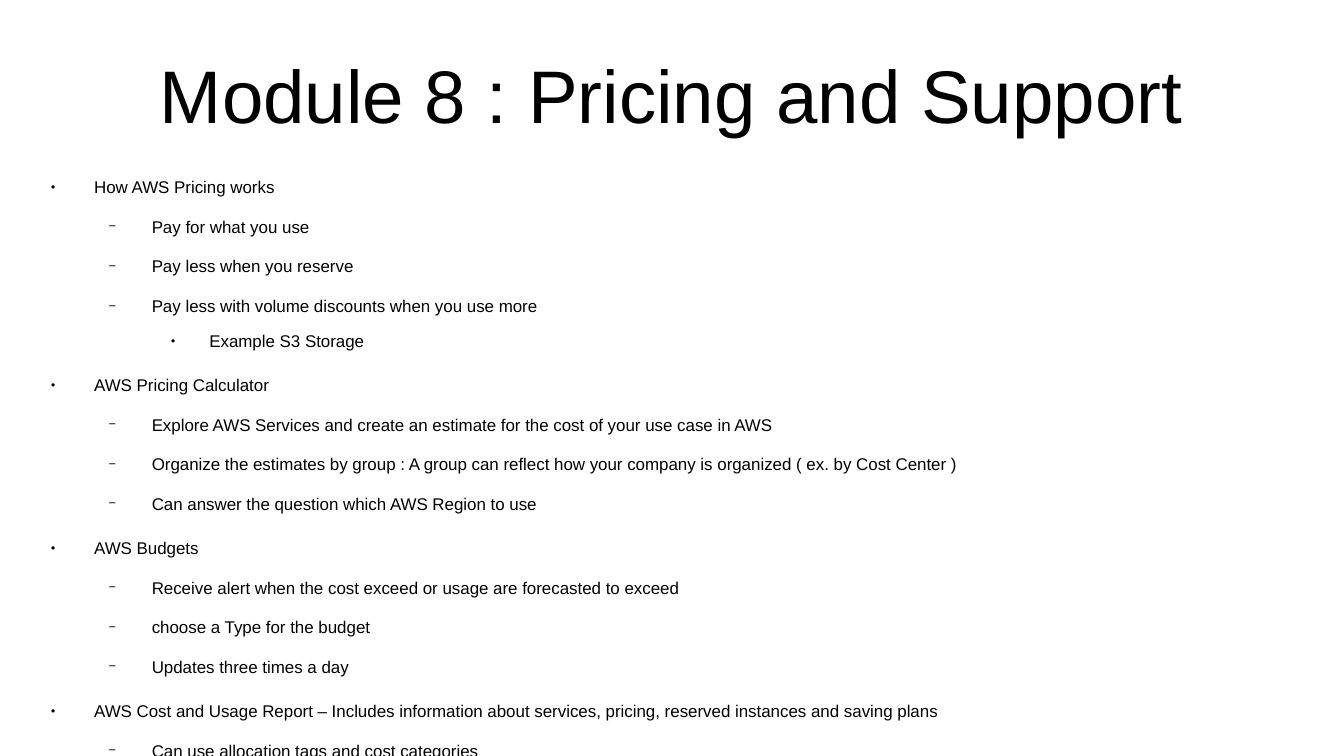
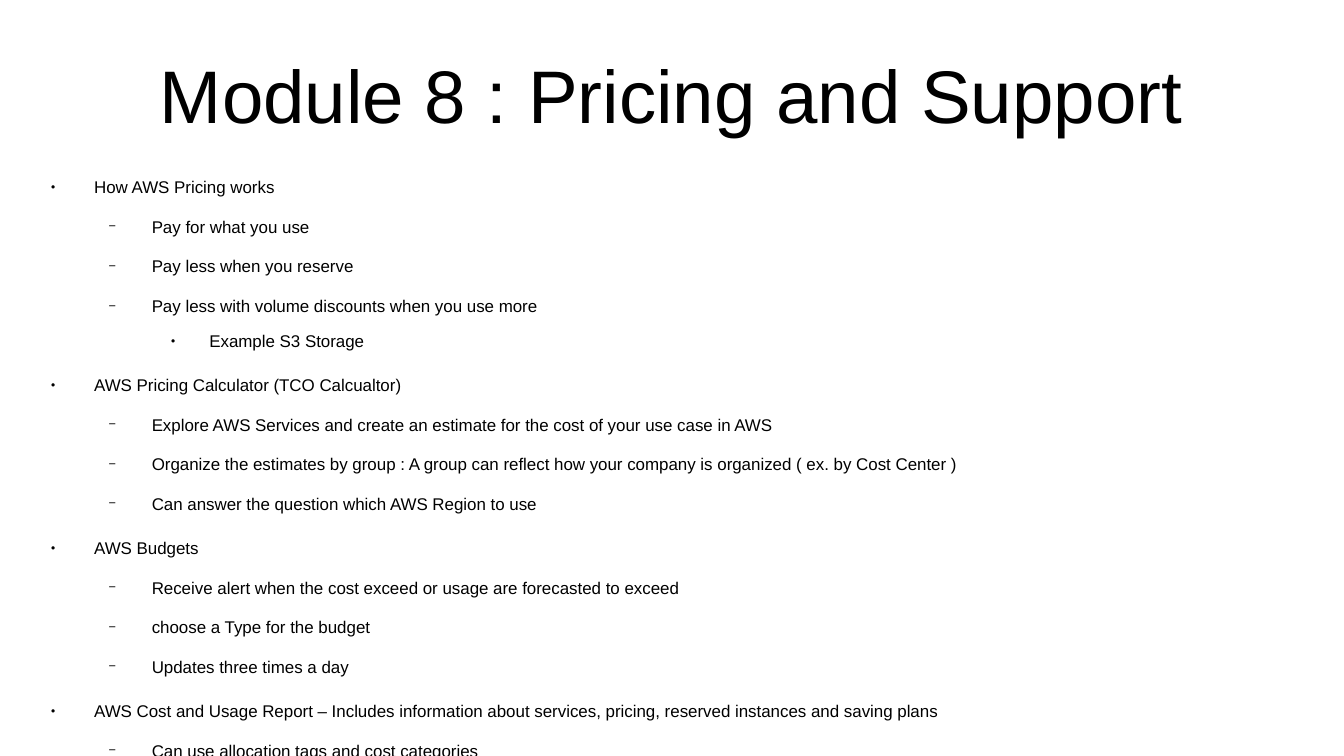
Before and after one commit to CharlesStockman/notesFromCourses, a slide deck: slide 101 of aws/cloud_practitioner/AWS.odp (slide 87 before the commit). Drawn at 1344x756 pixels with LibreOffice and Linux fonts; fonts in the diff are those of the drawing. Boxes give left, top, right and bottom in pixels: in the first picture for what was removed or moved away, otherwise in the second. Text is boxed around its words. In the diff, an @@ line names an element or a change of style, - is before the commit and + after.

```diff
--- a/aws/cloud_practitioner/AWS.odp
+++ b/aws/cloud_practitioner/AWS.odp
@@ text at [94, 378, 402, 395]: text changed @@
-● AWS Pricing Calculator
+● AWS Pricing Calculator (TCO Calcualtor)
```
Also in this commit, not shown: 8 other slides changed, 17 slides added, 2 other files.
